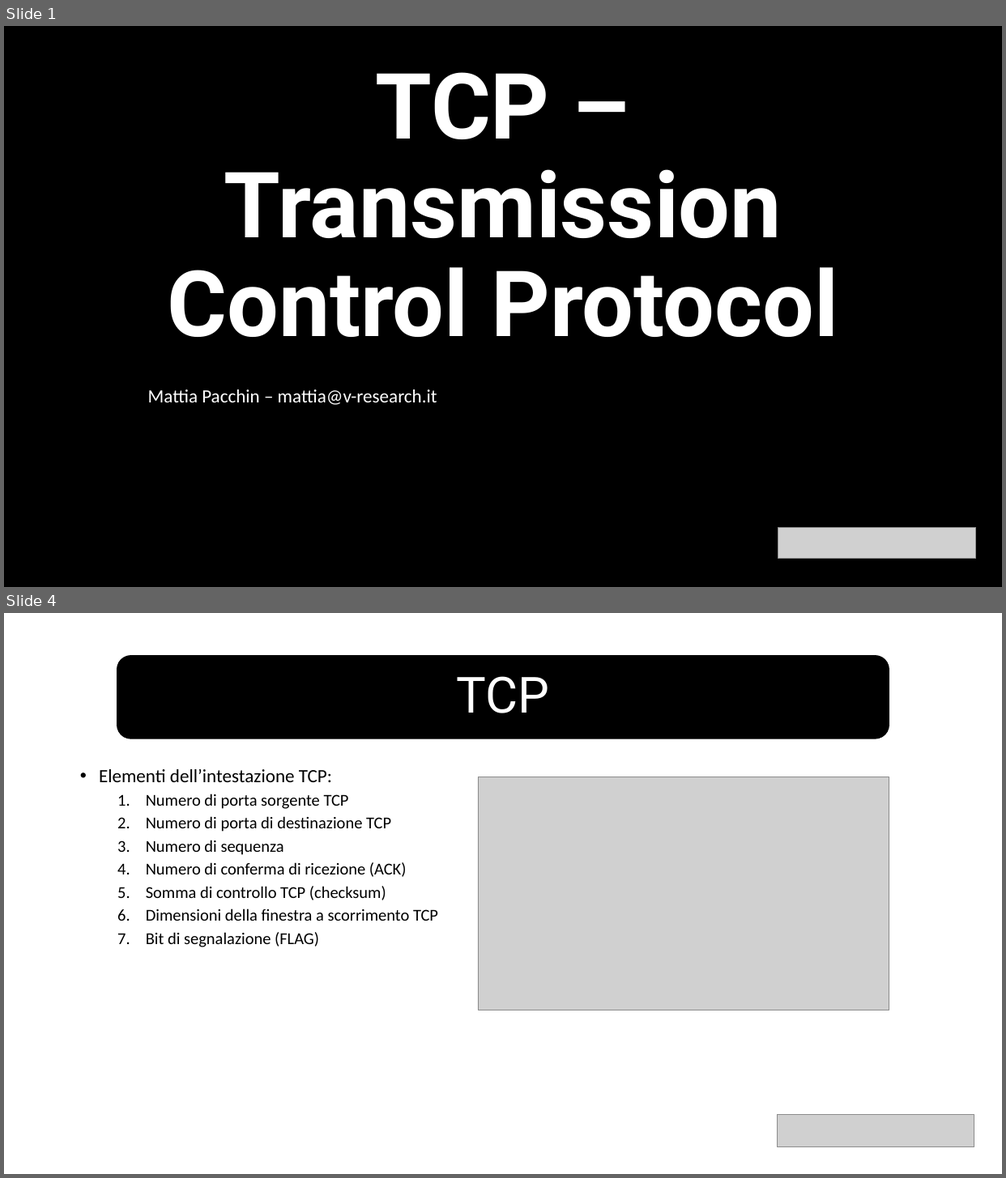
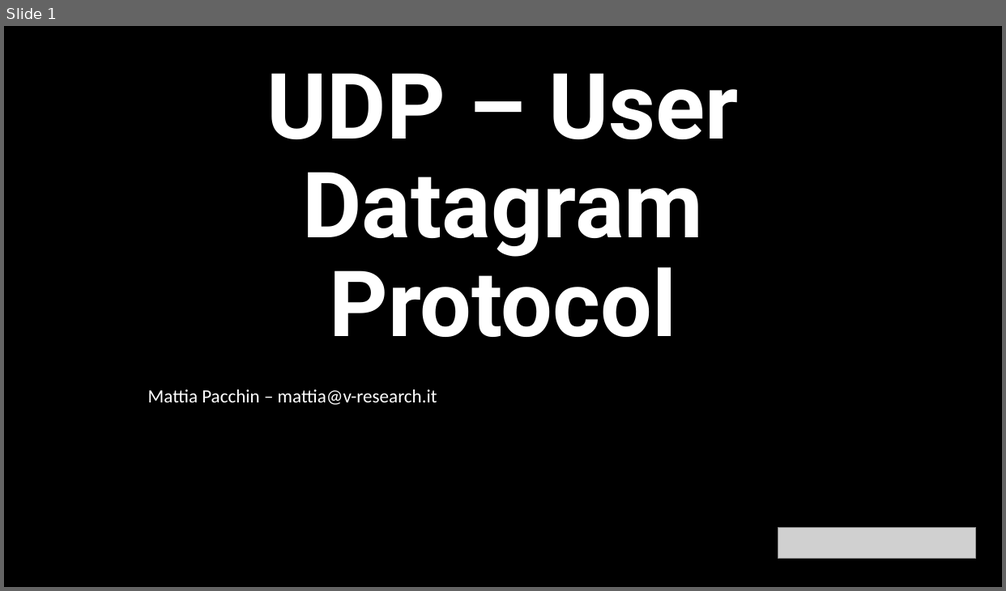
Before and after one commit to v-research/edu, a slide deck: network_introduction_2022/material/l5/udp.pptx. Shown one above the other, each under a label of ours: slides 1 and 4 before the commit, slide 1 after it; the slides between them are not shown. The pictures are 1006x1178 and 1006x591 pixels, drawn with LibreOffice and Linux fonts; fonts in the diff are those of the drawing; grey boxes stand for pictures. Boxes give left, top, right and bottom in pixels: in the first picture for what was removed or moved away, otherwise in the second. Text is boxed around its words. In the diff, an @@ line names an element or a change of style, - is before the commit and + after.

```diff
--- a/network_introduction_2022/material/l5/udp.pptx
+++ b/network_introduction_2022/material/l5/udp.pptx
@@ slide 4 removed at (x1=4, y1=613, x2=1002, y2=1174), background #FFFFFF @@
@@ rounded rectangle removed at (x1=117, y1=656, x2=889, y2=739) @@
@@ title removed at (x1=457, y1=676, x2=550, y2=713) @@
-TCP
@@ text removed at (x1=99, y1=769, x2=438, y2=948) @@
-• Elementi dell’intestazione TCP:
-  1. Numero di porta sorgente TCP
-  2. Numero di porta di destinazione TCP
-  3. Numero di sequenza
-  4. Numero di conferma di ricezione (ACK)
-  5. Somma di controllo TCP (checksum)
-  6. Dimensioni della finestra a scorrimento TCP
-  7. Bit di segnalazione (FLAG)
@@ picture removed at (x1=478, y1=777, x2=889, y2=1010) @@
@@ picture removed at (x1=778, y1=1114, x2=975, y2=1147) @@
@@ slide 1 changed as well @@
@@ title at (x1=267, y1=73, x2=739, y2=337): text changed @@
-TCP – Transmission Control Protocol
+UDP – User Datagram Protocol
```
Also in this commit, not shown: 1 other slide changed, 4 slides added, 4 other slides removed, 9 other files.
